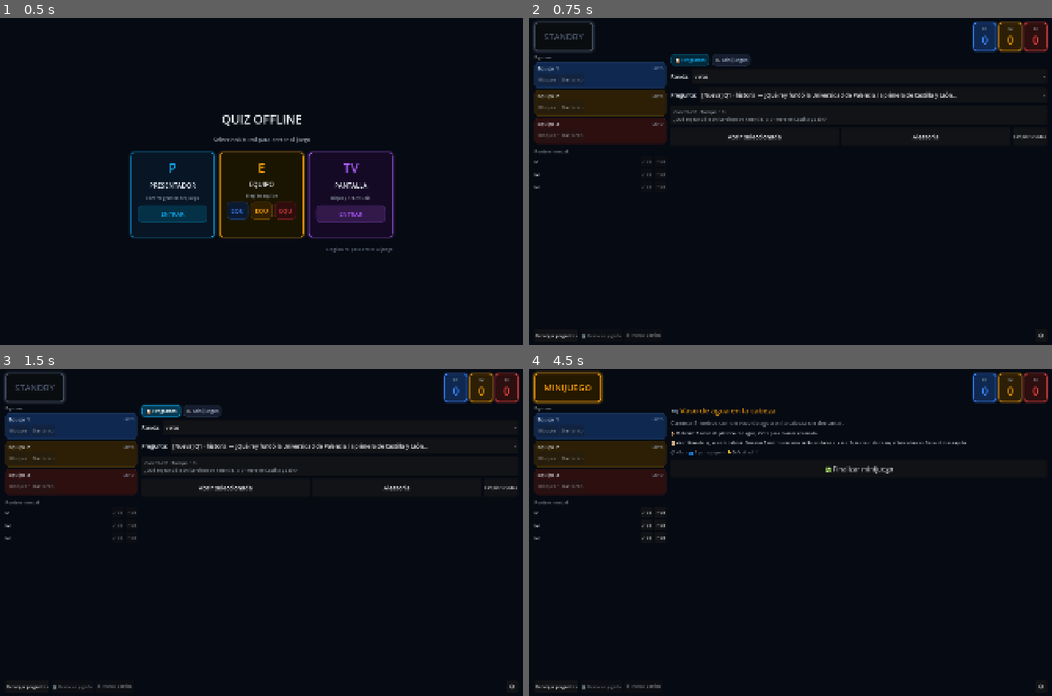
Above: before the commit, frames 1-4 (two rows, left to right).
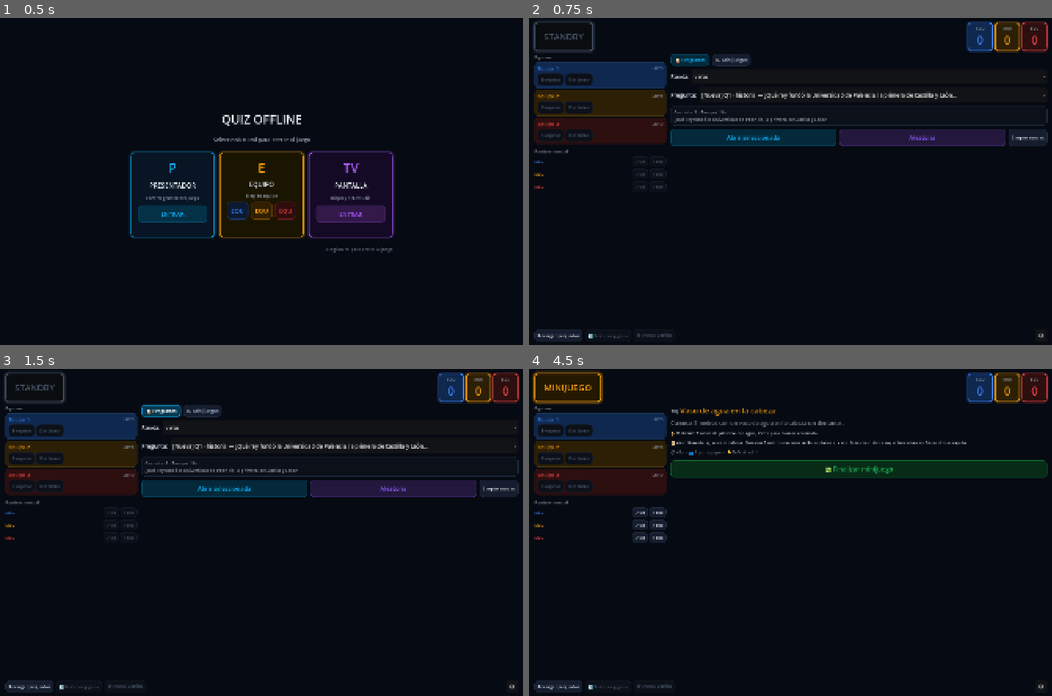
Above: after the commit, the same moments.

Repository: danielgap/touring-snake
Game: Godot game, scene res://main.tscn
Same seed, same stepped clock (60 frames per second), same inputs: the game is played once before the commit and once after it.
Inputs (mouse positions are in pixels of both pictures, inside the frame that each line leads up to):
- Up to frame 1 (0.5 s): no input
- Up to frame 2 (0.75 s): click "ENTRAR" at 0.5 s
- Up to frame 3 (1.5 s): click "📋 Preguntas" at 1.25 s
- Up to frame 4 (4.5 s): click "🎮 Minijuegos" at 2 s; click (874, 427) at 2.75 s; click (868, 447) at 3.5 s; click "🎲 Aleatorio" at 4.25 s

Frame 1 is identical in both runs. In frame 2, 5.9% of the frame differs, in the area x 0-100%, y 1-99%; in frame 3, 5.9%; in frame 4, 6.3%.
Error before the commit: Attempt to call function 'add_theme_color_override' in base 'null instance' on a null instance. (res://scripts/presenter/presenter_root_controller.gd:168)

Commit message:
fix: add missing unique_name_in_owner for team name nodes and remove duplicate signal connection

Diff:
--- a/quiz/godot/autoload/content_repo.gd
+++ b/quiz/godot/autoload/content_repo.gd
@@ -23,7 +23,6 @@
 			if FileAccess.file_exists(configured_path):
 				_load_questions_from(configured_path)
 		ShowConfig.questions_file_changed.connect(_on_questions_file_changed)
-		ShowConfig.minigames_file_changed.connect(_on_minigames_file_changed)
 		ShowConfig.minigames_file_changed.connect(_on_minigames_file_changed)
 
 
--- a/quiz/godot/scenes/presenter/presenter_root.tscn
+++ b/quiz/godot/scenes/presenter/presenter_root.tscn
@@ -189,6 +189,7 @@
 layout_mode = 2
 
 [node name="T1Name" type="Label" parent="RootMargin/RootVBox/ContentArea/Sidebar/Team1Card/T1Pad/T1VBox/T1Header"]
+unique_name_in_owner = true
 layout_mode = 2
 theme_override_font_sizes/font_size = 18
 theme_override_colors/font_color = Color(0.902, 0.929, 0.953, 1)
@@ -240,6 +241,7 @@
 layout_mode = 2
 
 [node name="T2Name" type="Label" parent="RootMargin/RootVBox/ContentArea/Sidebar/Team2Card/T2Pad/T2VBox/T2Header"]
+unique_name_in_owner = true
 layout_mode = 2
 theme_override_font_sizes/font_size = 18
 theme_override_colors/font_color = Color(0.902, 0.929, 0.953, 1)
@@ -291,6 +293,7 @@
 layout_mode = 2
 
 [node name="T3Name" type="Label" parent="RootMargin/RootVBox/ContentArea/Sidebar/Team3Card/T3Pad/T3VBox/T3Header"]
+unique_name_in_owner = true
 layout_mode = 2
 theme_override_font_sizes/font_size = 18
 theme_override_colors/font_color = Color(0.902, 0.929, 0.953, 1)
@@ -337,6 +340,7 @@
 theme_override_constants/separation = 6
 
 [node name="T1SName" type="Label" parent="RootMargin/RootVBox/ContentArea/Sidebar/T1ScoreRow"]
+unique_name_in_owner = true
 layout_mode = 2
 size_flags_horizontal = 3
 theme_override_font_sizes/font_size = 16
@@ -362,6 +366,7 @@
 theme_override_constants/separation = 6
 
 [node name="T2SName" type="Label" parent="RootMargin/RootVBox/ContentArea/Sidebar/T2ScoreRow"]
+unique_name_in_owner = true
 layout_mode = 2
 size_flags_horizontal = 3
 theme_override_font_sizes/font_size = 16
@@ -387,6 +392,7 @@
 theme_override_constants/separation = 6
 
 [node name="T3SName" type="Label" parent="RootMargin/RootVBox/ContentArea/Sidebar/T3ScoreRow"]
+unique_name_in_owner = true
 layout_mode = 2
 size_flags_horizontal = 3
 theme_override_font_sizes/font_size = 16
